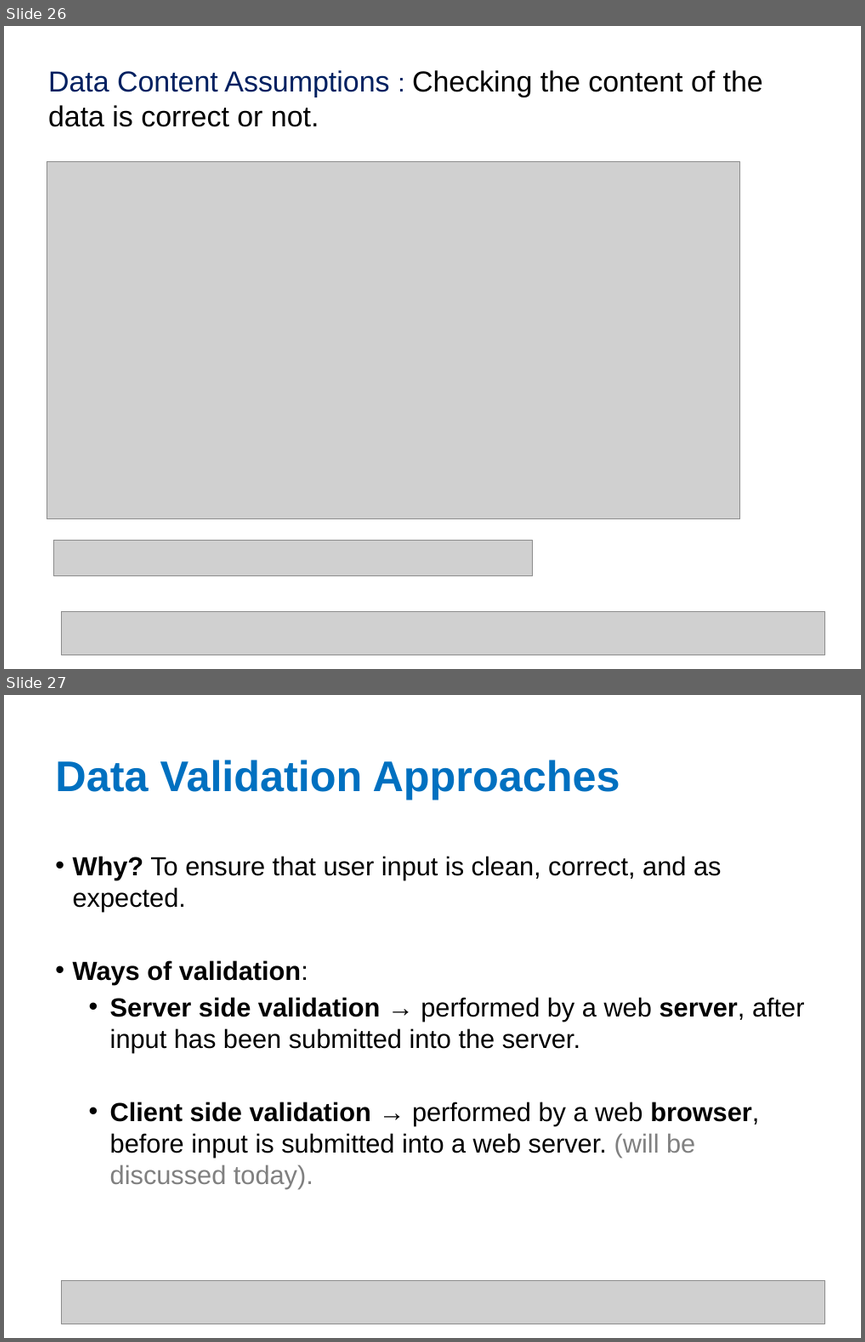
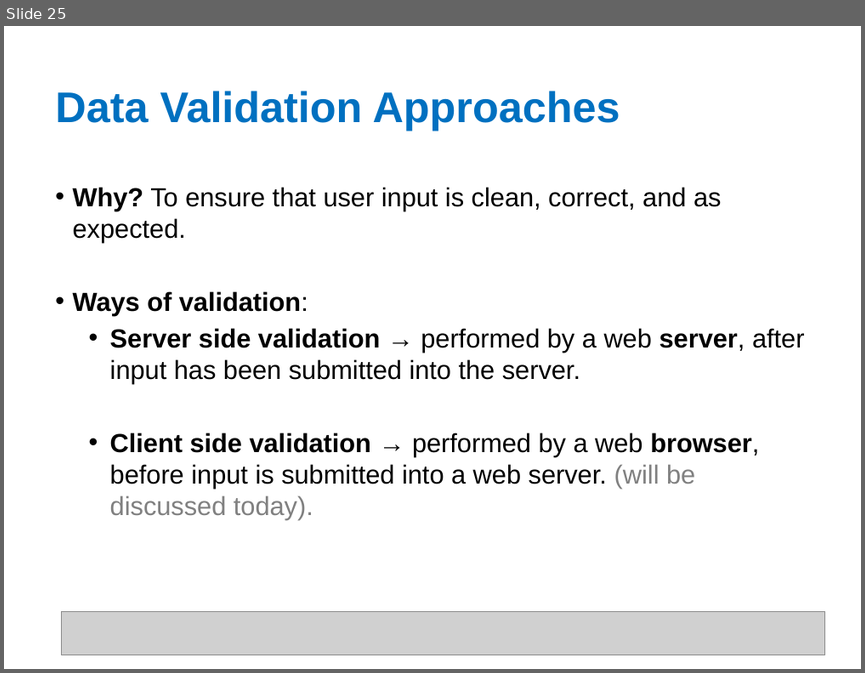
Before and after one commit to shyamTum/JavaScript, a slide deck: Final.pptx. Shown one above the other, each under a label of ours: slides 26 and 27 before the commit, slide 25 after it. The pictures are 865x1342 and 865x673 pixels, drawn with LibreOffice and Linux fonts; fonts in the diff are those of the drawing; grey boxes stand for pictures. Boxes give left, top, right and bottom in pixels: in the first picture for what was removed or moved away, otherwise in the second. Text is boxed around its words. In the diff, an @@ line names an element or a change of style, - is before the commit and + after.

```diff
--- a/Final.pptx
+++ b/Final.pptx
@@ slide 26 removed at box(4, 26, 861, 669), background #FFFFFF @@
@@ title removed at box(48, 70, 763, 127) @@
-Data Content Assumptions : Checking the content of the data is correct or not.
@@ picture removed at box(46, 161, 739, 519) @@
@@ picture removed at box(53, 540, 532, 576) @@
@@ picture removed at box(62, 611, 826, 654) @@
@@ what was slide 27 is now slide 25 @@
```
Also in this commit, not shown: 1 other slide removed, 1 other file.
